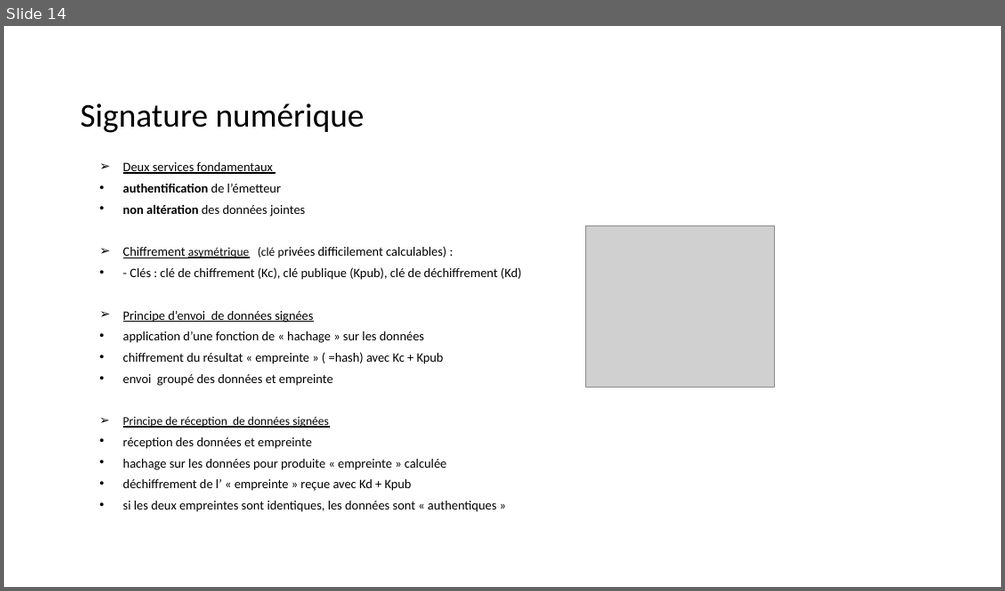
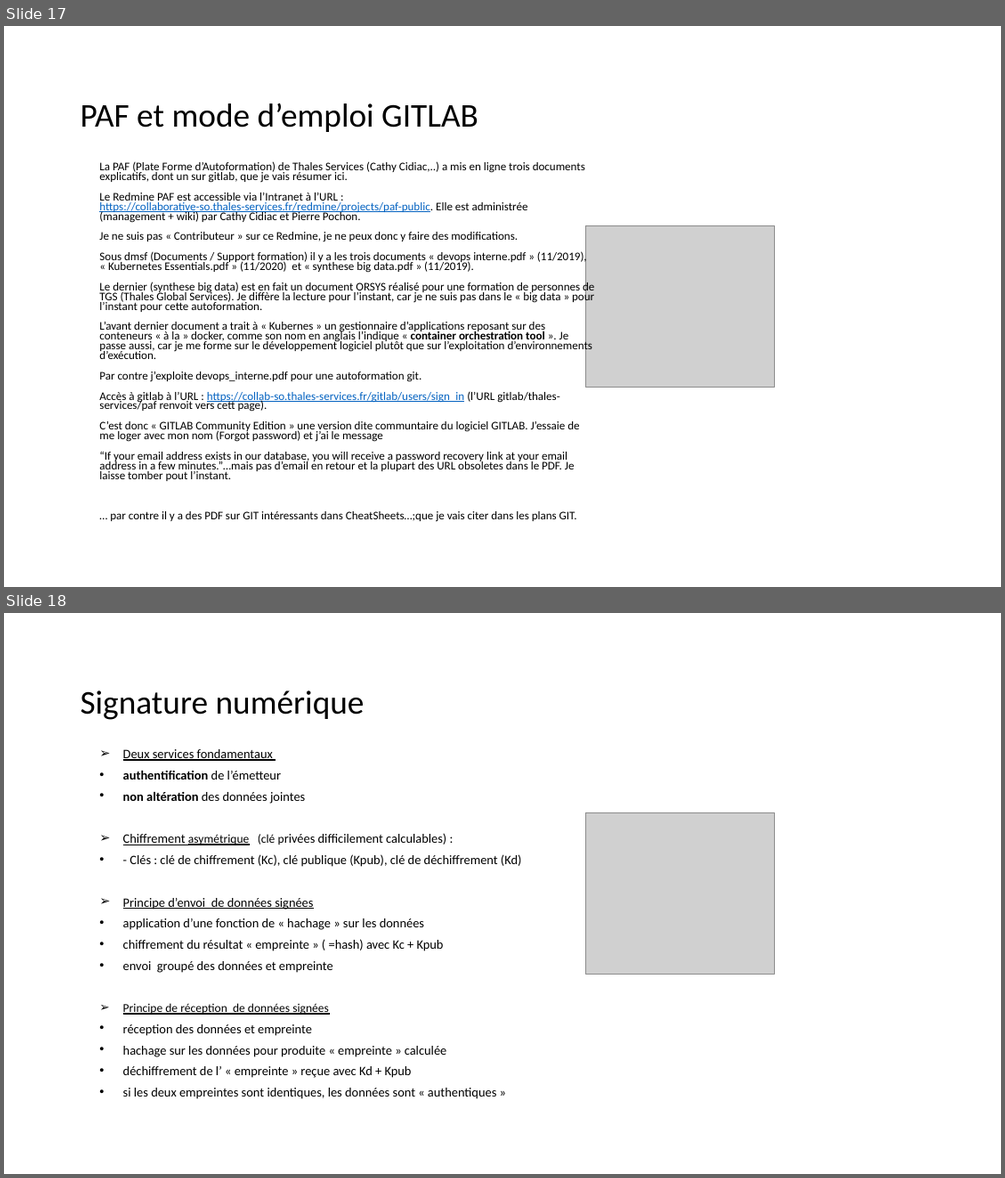
Before and after one commit to dominiquelaurain/fastecdsa, a slide deck: docs/Autoformation_Git.pptx. Shown one above the other, each under a label of ours: slide 14 before the commit, slides 17 and 18 after it. The pictures are 1005x591 and 1005x1178 pixels, drawn with LibreOffice and Linux fonts; fonts in the diff are those of the drawing; grey boxes stand for pictures. Boxes give left, top, right and bottom in pixels: in the first picture for what was removed or moved away, otherwise in the second. Text is boxed around its words. In the diff, an @@ line names an element or a change of style, - is before the commit and + after.

```diff
--- a/docs/Autoformation_Git.pptx
+++ b/docs/Autoformation_Git.pptx
@@ slide 17 added at bbox=[4, 26, 1001, 587], background #FFFFFF @@
@@ title added at bbox=[81, 103, 478, 132], 32 pt, text #000000 @@
+PAF et mode d’emploi GITLAB
@@ text added at bbox=[99, 161, 594, 522], 11.2 pt, text #000000 @@
+La PAF (Plate Forme d’Autoformation) de Thales Services (Cathy Cidiac,..) a mis en ligne trois documents explicatifs, dont un sur gitlab, que je vais résumer ici.
+Le Redmine PAF est accessible via l’Intranet à l’URL : https://collaborative-so.thales-services.fr/redmine/projects/paf-public. Elle est administrée (management + wiki) par Cathy Cidiac et Pierre Pochon.
+Je ne suis pas « Contributeur » sur ce Redmine, je ne peux donc y faire des modifications.
+Sous dmsf (Documents / Support formation) il y a les trois documents « devops interne.pdf » (11/2019), « Kubernetes Essentials.pdf » (11/2020) et « synthese big data.pdf » (11/2019).
+Le dernier (synthese big data) est en fait un document ORSYS réalisé pour une formation de personnes de TGS (Thales Global Services). Je diffère la lecture pour l’instant, car je ne suis pas dans le « big data » pour l’instant pour cette autoformation.
+L’avant dernier document a trait à « Kubernes » un gestionnaire d’applications reposant sur des conteneurs « à la » docker, comme son nom en anglais l’indique « container orchestration tool ». Je passe aussi, car je me forme sur le développement logiciel plutôt que sur l’exploitation d’environnements d’exécution.
+Par contre j’exploite devops_interne.pdf pour une autoformation git.
+Accès à gitlab à l’URL : https://collab-so.thales-services.fr/gitlab/users/sign_in (l’URL gitlab/thales-services/paf renvoit vers cett page).
+C’est donc « GITLAB Community Edition » une version dite communtaire du logiciel GITLAB. J’essaie de me loger avec mon nom (Forgot password) et j’ai le message
+“If your email address exists in our database, you will receive a password recovery link at your email address in a few minutes.”…mais pas d’email en retour et la plupart des URL obsoletes dans le PDF. Je laisse tomber pout l’instant.
+… par contre il y a des PDF sur GIT intéressants dans CheatSheets…;que je vais citer dans les plans GIT.
@@ picture added at bbox=[586, 225, 775, 387] @@
@@ what was slide 14 is now slide 18 @@
```
Also in this commit, not shown: 1 slide changed, 6 other slides added.
